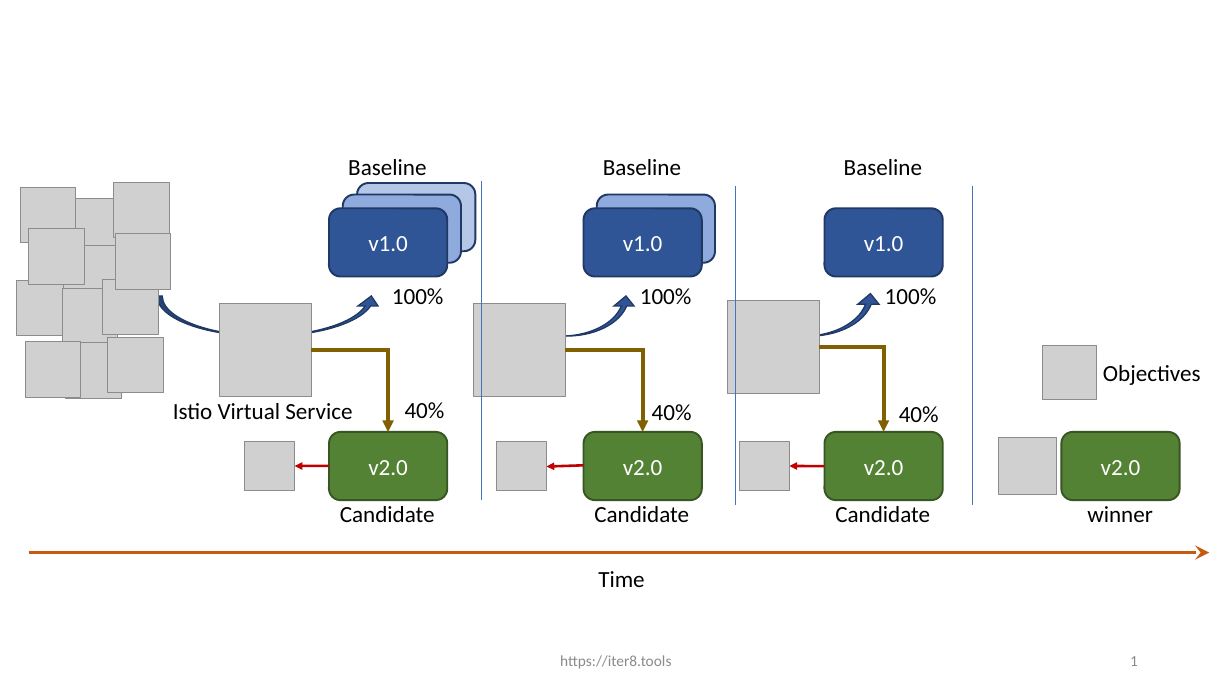
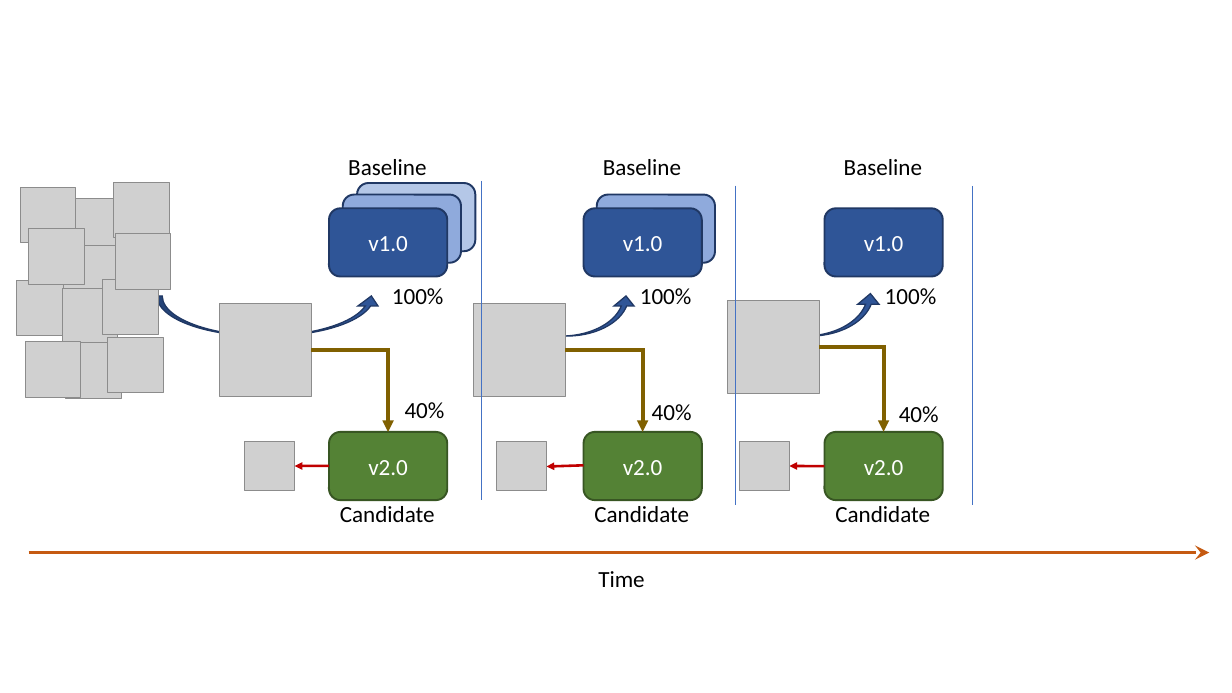
Before and after one commit to iter8-tools/iter8, a slide deck: slide 1 of mkdocs/docs/images/src/mirroring.pptx. Drawn at 1232x693 pixels with LibreOffice and Linux fonts; fonts in the diff are those of the drawing; grey boxes stand for pictures. Boxes give left, top, right and bottom in pixels: in the first picture for what was removed or moved away, otherwise in the second. Text is boxed around its words. In the diff, an @@ line names an element or a change of style, - is before the commit and + after.

```diff
--- a/mkdocs/docs/images/src/mirroring.pptx
+++ b/mkdocs/docs/images/src/mirroring.pptx
@@ rectangle: place and size @@
-rectangle at [0,110,1232,623]
+rectangle at [0,140,1232,597]
@@ picture removed at [1043,346,1096,399] @@
@@ text removed at [1103,365,1201,385] @@
-Objectives
@@ text removed at [173,403,352,419] @@
-Istio Virtual Service
@@ picture removed at [999,437,1056,494] @@
@@ rounded rectangle removed at [1062,432,1180,500] @@
-v2.0
@@ text removed at [1087,506,1153,522] @@
-winner
@@ text removed at [560,655,671,669] @@
-https://iter8.tools
@@ page number removed at [1130,656,1138,666] @@
-1
```
Also in this commit, not shown: 52 other files.
